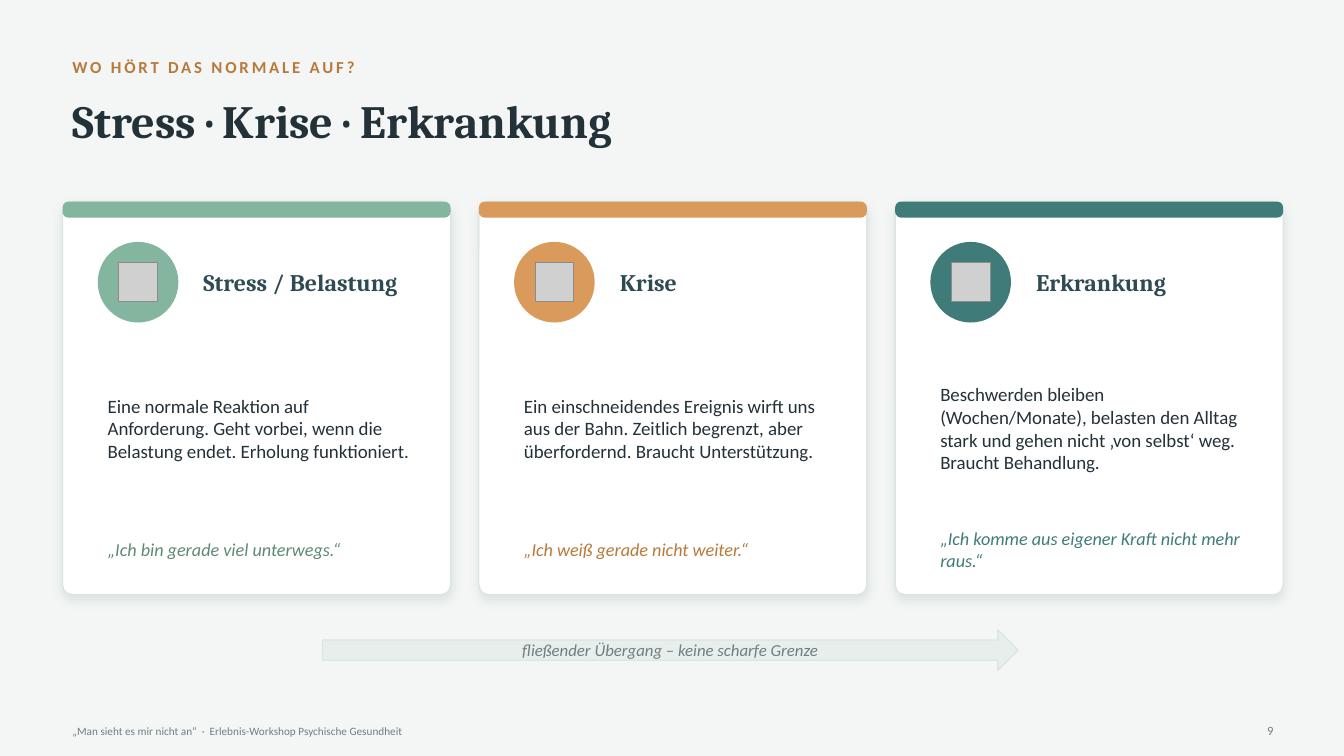
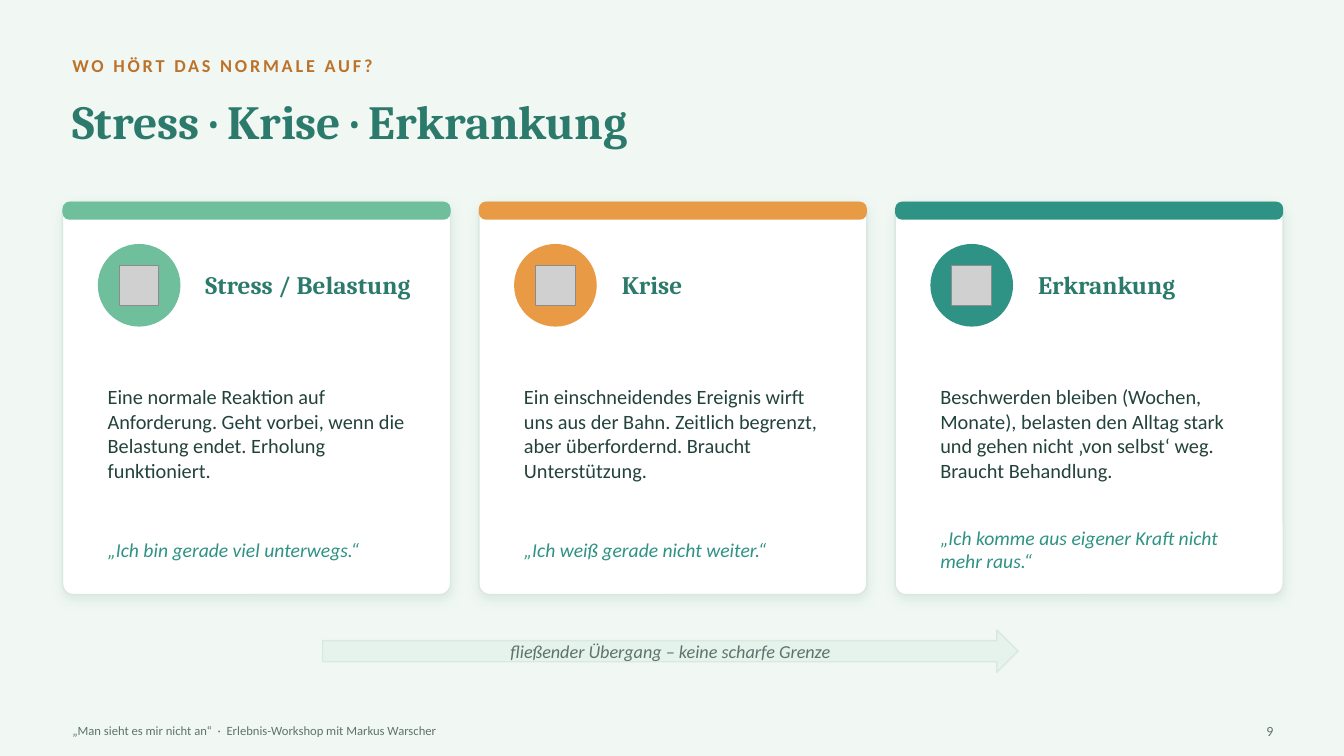
Before and after one commit to warscher80/spanwerk-datenschutz, a slide deck: slide 9 of workshop-psychische-gesundheit/Foliensatz_Man-sieht-es-mir-nicht-an.pptx. Drawn at 1344x756 pixels with LibreOffice and Linux fonts; fonts in the diff are those of the drawing; grey boxes stand for pictures. Boxes give left, top, right and bottom in pixels: in the first picture for what was removed or moved away, otherwise in the second. Text is boxed around its words. In the diff, an @@ line names an element or a change of style, - is before the commit and + after.

```diff
--- a/workshop-psychische-gesundheit/Foliensatz_Man-sieht-es-mir-nicht-an.pptx
+++ b/workshop-psychische-gesundheit/Foliensatz_Man-sieht-es-mir-nicht-an.pptx
@@ background #F3F6F5 to #F1F8F4 @@
@@ text "WO HÖRT DAS NORMALE AUF?" at <box>72,57,373,72</box>: size 12 to 13 pt, text colour #B9793B to #BC722A @@
@@ text "Stress · Krise · Erkrankung" at <box>72,106,628,150</box>: size 33 to 34 pt, text colour #233139 to #2C7A6B @@
@@ rounded rectangle at <box>63,202,451,220</box>: fill #84B59F to #6FBE9C; proportions changed @@
@@ rounded rectangle at <box>479,202,867,220</box>: fill #D99A5B to #E89A45; proportions changed @@
@@ outline #DCE6E3 1 pt to #D9E9E1 1 pt; shadow changed; proportions changed in 3 elements at <box>63,202,451,595</box>, <box>479,202,867,595</box>, <box>895,202,1284,595</box> @@
@@ rounded rectangle at <box>895,202,1284,220</box>: fill #3F7C79 to #2E9284; proportions changed @@
@@ ellipse at <box>98,244,180,327</box>: fill #84B59F to #6FBE9C @@
@@ 3 ellipses: place and size @@
-3 ellipses at <box>98,242,1011,323</box>
+3 ellipses at <box>98,244,1013,327</box>
@@ ellipse at <box>514,244,597,327</box>: fill #D99A5B to #E89A45 @@
@@ size 17 to 18 pt, text colour #2E4A52 to #2C7A6B in 3 elements at <box>1038,276,1175,300</box>, <box>205,276,411,300</box>, <box>622,276,682,294</box> @@
@@ ellipse at <box>931,244,1013,327</box>: fill #3F7C79 to #2E9284 @@
@@ text "Eine normale Reaktion auf Anforderung. ..." at <box>108,390,404,478</box>: size 13.5 to 14.5 pt, text colour #233139 to #23423C @@
@@ text "Ein einschneidendes Ereignis wirft uns ..." at <box>524,390,817,482</box>: size 13.5 to 14.5 pt, text colour #233139 to #23423C @@
@@ text at <box>940,389,1224,482</box>: text changed; size 13.5 to 14.5 pt; text colour #233139 to #23423C @@
-Beschwerden bleiben (Wochen/Monate), belasten den Alltag stark und gehen nicht ‚von selbst‘ weg. Braucht Behandlung.
+Beschwerden bleiben (Wochen, Monate), belasten den Alltag stark und gehen nicht ‚von selbst‘ weg. Braucht Behandlung.
@@ text "„Ich bin gerade viel unterwegs.“" at <box>108,543,359,561</box>: size 13 to 14 pt, text colour #5E8A75 to #2E9284 @@
@@ text "„Ich weiß gerade nicht weiter.“" at <box>524,543,766,561</box>: size 13 to 14 pt, text colour #B9793B to #2E9284 @@
@@ text "„Ich komme aus eigener Kraft ..." at <box>940,531,1218,568</box>: size 13 to 14 pt, text colour #3F7C79 to #2E9284 @@
@@ text "fließender Übergang – keine scharfe ..." at <box>510,643,830,661</box>: size 12 to 13 pt, text colour #6E7F84 to #5E736E @@
@@ right arrow at <box>323,630,1018,673</box>: fill #E8EEEC to #E6F2EC; outline #DCE6E3 1 pt to #D9E9E1 1 pt @@
@@ text "9" at <box>1266,727,1273,736</box>: size 9 to 10 pt, text colour #6E7F84 to #5E736E @@
@@ text at <box>72,726,436,737</box>: text changed; size 8 to 9 pt; text colour #6E7F84 to #5E736E @@
-„Man sieht es mir nicht an“ · Erlebnis-Workshop Psychische Gesundheit
+„Man sieht es mir nicht an“ · Erlebnis-Workshop mit Markus Warscher
```
Also in this commit, not shown: 38 other slides changed, 1 slide added, 4 other files.
